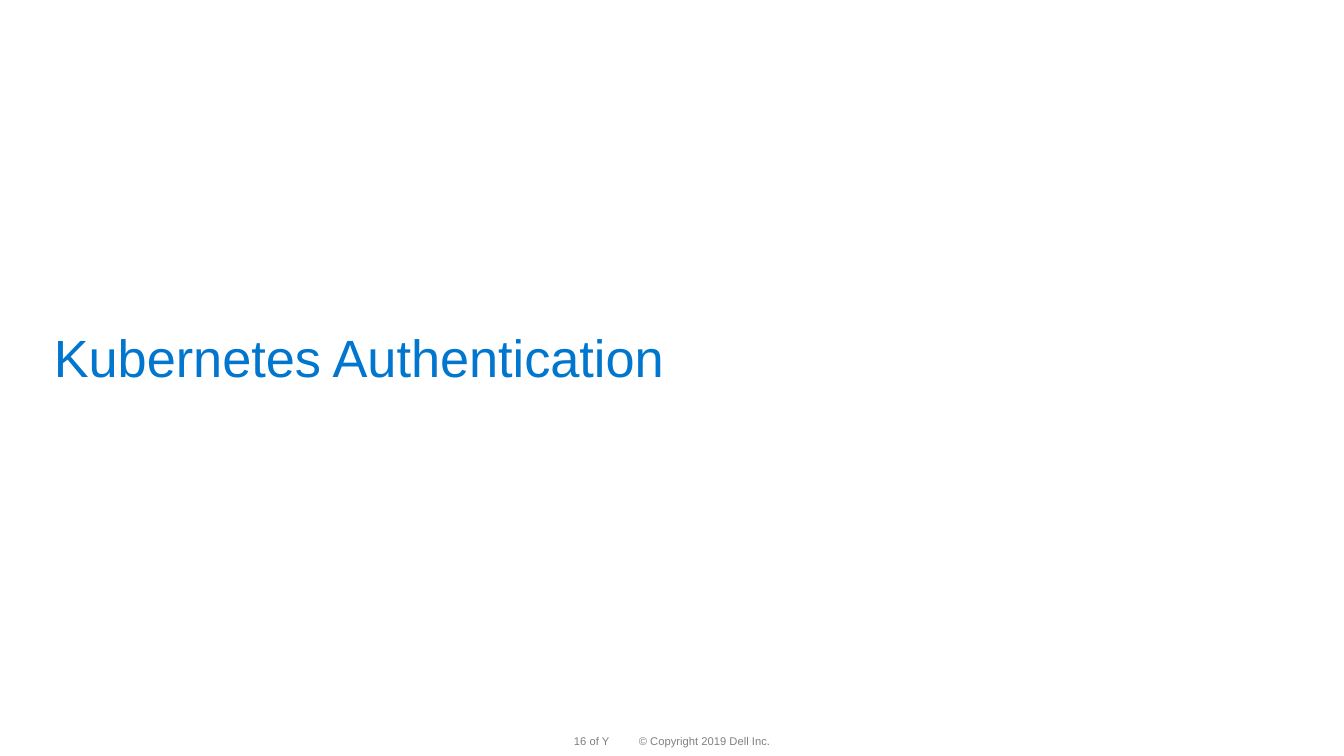
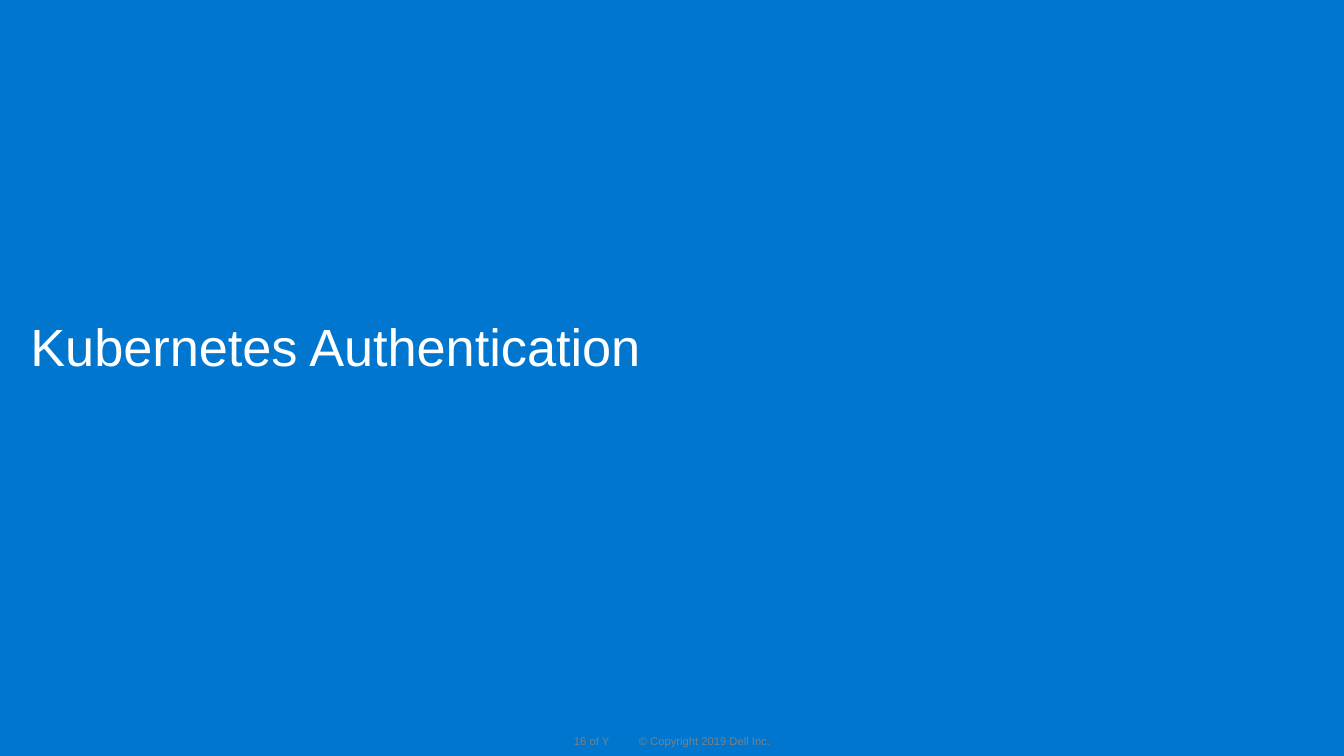
Before and after one commit to dteskubernetesworkshop/spring-boot-k8s-workshop, a slide deck: slide 16 of slides/k8 workshop deck-Day-3 -v 1.0.pptx. Drawn at 1344x756 pixels with LibreOffice and Linux fonts; fonts in the diff are those of the drawing; background and template pictures are left out. Boxes give left, top, right and bottom in pixels: in the first picture for what was removed or moved away, otherwise in the second. Text is boxed around its words. In the diff, an @@ line names an element or a change of style, - is before the commit and + after.

```diff
--- a/slides/k8 workshop deck-Day-3 -v 1.0.pptx
+++ b/slides/k8 workshop deck-Day-3 -v 1.0.pptx
@@ background #FFFFFF to #0076CE @@
@@ text "Kubernetes Authentication": place and size @@
-text "Kubernetes Authentication" at bbox=[54, 339, 664, 378]
+text "Kubernetes Authentication" at bbox=[30, 328, 640, 367]
@@ text "Kubernetes Authentication" at bbox=[30, 328, 640, 367]: text colour #0076CE to #FFFFFF @@
```
Also in this commit, not shown: 6 other slides changed, 2 slides added, 2 slides removed, 1 other file.
